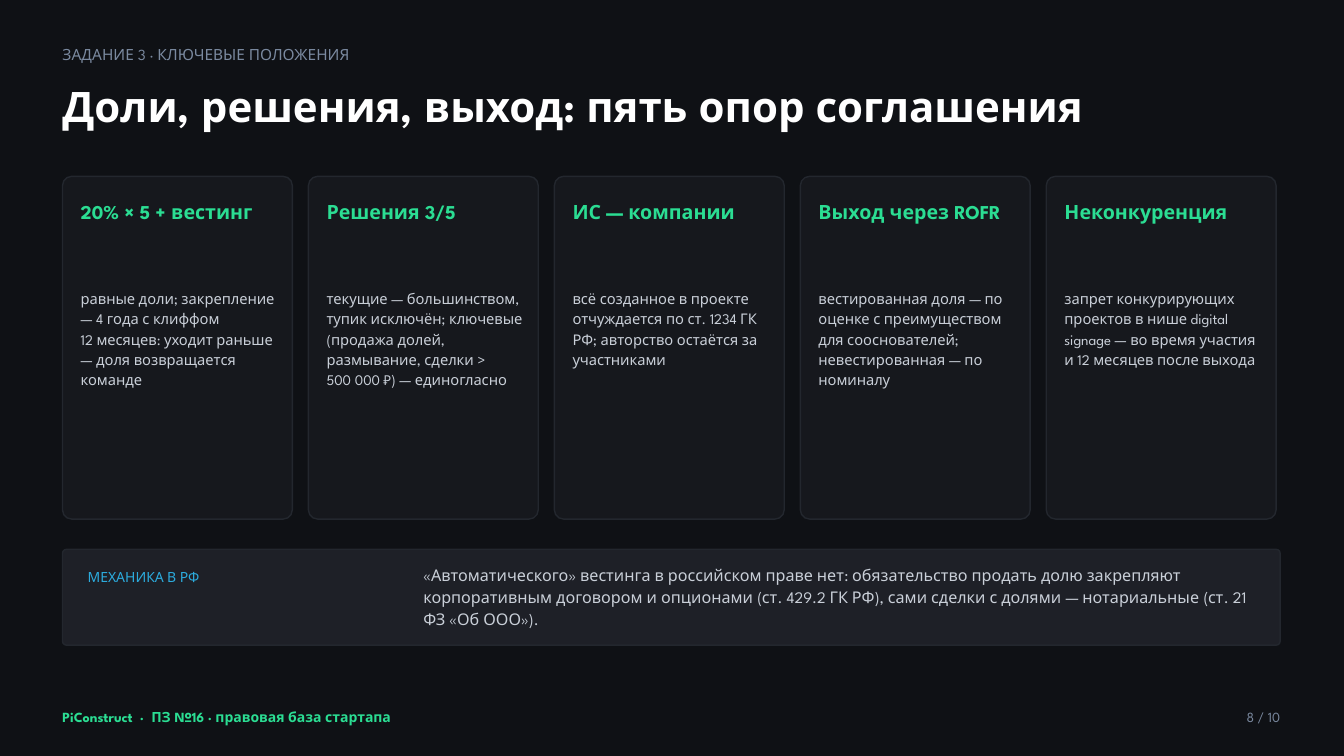
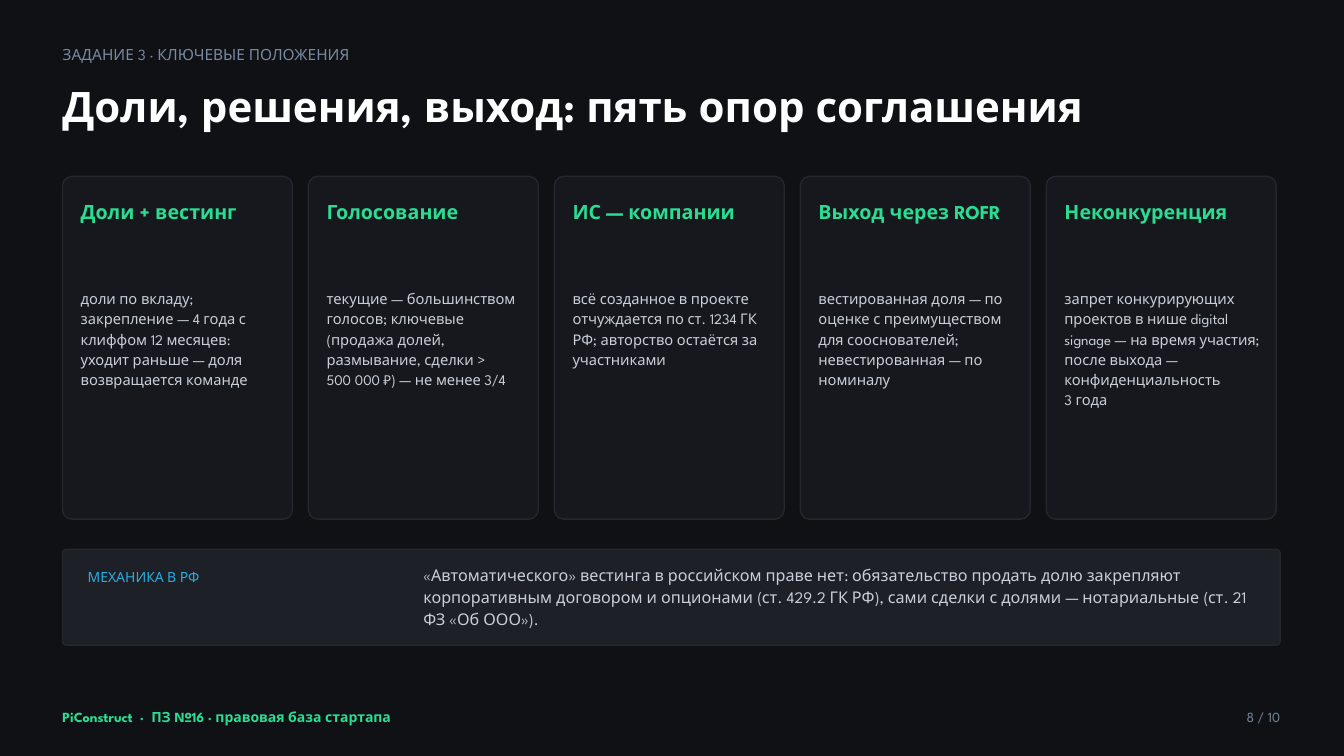
Before and after one commit to Eaglet12IQ/startup-team-1, a slide deck: slide 8 of READMEs/sem_7/week8/attachments/PiConstruct_Правовая_база.pptx. Drawn at 1344x756 pixels with LibreOffice and Linux fonts; fonts in the diff are those of the drawing. Boxes give left, top, right and bottom in pixels: in the first picture for what was removed or moved away, otherwise in the second. Text is boxed around its words. In the diff, an @@ line names an element or a change of style, - is before the commit and + after.

```diff
--- a/READMEs/sem_7/week8/attachments/PiConstruct_Правовая_база.pptx
+++ b/READMEs/sem_7/week8/attachments/PiConstruct_Правовая_база.pptx
@@ text at [81,205,236,223]: text changed @@
-20% × 5 + вестинг
+Доли + вестинг
@@ text at [327,205,459,219]: text changed @@
-Решения 3/5
+Голосование
@@ text at [81,296,247,389]: text changed @@
-равные доли; закрепление — 4 года с клиффом 12 месяцев: уходит раньше — доля возвращается команде
+доли по вкладу; закрепление — 4 года с клиффом 12 месяцев: уходит раньше — доля возвращается команде
@@ text at [327,293,516,387]: text changed @@
-текущие — большинством, тупик исключён; ключевые (продажа долей, размывание, сделки > 500 000 ₽) — единогласно
+текущие — большинством голосов; ключевые (продажа долей, размывание, сделки > 500 000 ₽) — не менее 3/4
@@ text at [1064,296,1256,408]: text changed @@
-запрет конкурирующих проектов в нише digital signage — во время участия и 12 месяцев после выхода
+запрет конкурирующих проектов в нише digital signage — на время участия; после выхода — конфиденциальность 3 года
```
Also in this commit, not shown: 8 other slides changed, 2 other files.
